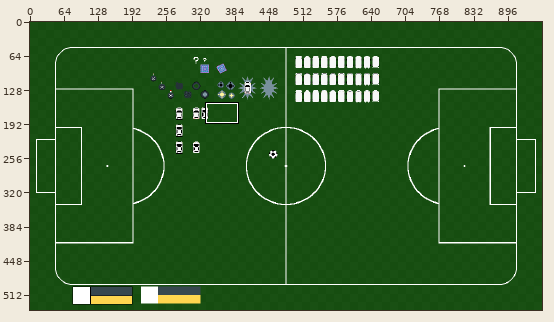
A pixel-art file gets an edit: Assets/Art/Mock.aseprite. The first picture is a wide view before the edit; the outline marks the close-up.
Close-up. Before:
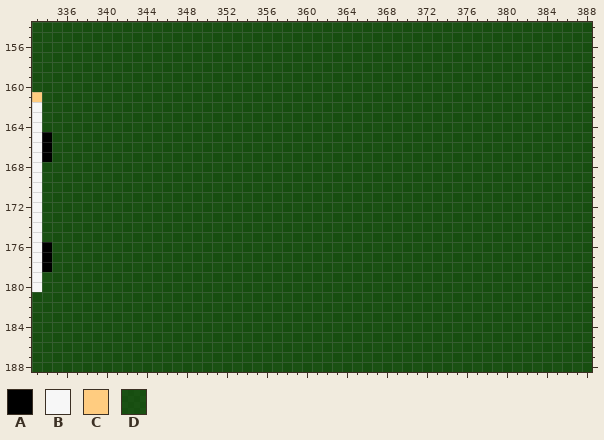
960x540 pixels, 1 frame. Shown: x 333..388, y 154..188.
Visible layers, top first: "Objects", "Lines", "Background" opacity 78%.
Palette (. is transparent): A #000000  B #f7f7f7  C #ffcc80  D #0d5302c6
Pixels before, first column x 333:
154 DDDDDDDDDDDDDDDDDDDDDDDDDDDDDDDDDDDDDDDDDDDDDDDDDDDDDDDD
155 DDDDDDDDDDDDDDDDDDDDDDDDDDDDDDDDDDDDDDDDDDDDDDDDDDDDDDDD
156 DDDDDDDDDDDDDDDDDDDDDDDDDDDDDDDDDDDDDDDDDDDDDDDDDDDDDDDD
157 DDDDDDDDDDDDDDDDDDDDDDDDDDDDDDDDDDDDDDDDDDDDDDDDDDDDDDDD
158 DDDDDDDDDDDDDDDDDDDDDDDDDDDDDDDDDDDDDDDDDDDDDDDDDDDDDDDD
159 DDDDDDDDDDDDDDDDDDDDDDDDDDDDDDDDDDDDDDDDDDDDDDDDDDDDDDDD
160 DDDDDDDDDDDDDDDDDDDDDDDDDDDDDDDDDDDDDDDDDDDDDDDDDDDDDDDD
161 CDDDDDDDDDDDDDDDDDDDDDDDDDDDDDDDDDDDDDDDDDDDDDDDDDDDDDDD
162 BDDDDDDDDDDDDDDDDDDDDDDDDDDDDDDDDDDDDDDDDDDDDDDDDDDDDDDD
163 BDDDDDDDDDDDDDDDDDDDDDDDDDDDDDDDDDDDDDDDDDDDDDDDDDDDDDDD
164 BDDDDDDDDDDDDDDDDDDDDDDDDDDDDDDDDDDDDDDDDDDDDDDDDDDDDDDD
165 BADDDDDDDDDDDDDDDDDDDDDDDDDDDDDDDDDDDDDDDDDDDDDDDDDDDDDD
166 BADDDDDDDDDDDDDDDDDDDDDDDDDDDDDDDDDDDDDDDDDDDDDDDDDDDDDD
167 BADDDDDDDDDDDDDDDDDDDDDDDDDDDDDDDDDDDDDDDDDDDDDDDDDDDDDD
168 BDDDDDDDDDDDDDDDDDDDDDDDDDDDDDDDDDDDDDDDDDDDDDDDDDDDDDDD
169 BDDDDDDDDDDDDDDDDDDDDDDDDDDDDDDDDDDDDDDDDDDDDDDDDDDDDDDD
170 BDDDDDDDDDDDDDDDDDDDDDDDDDDDDDDDDDDDDDDDDDDDDDDDDDDDDDDD
171 BDDDDDDDDDDDDDDDDDDDDDDDDDDDDDDDDDDDDDDDDDDDDDDDDDDDDDDD
172 BDDDDDDDDDDDDDDDDDDDDDDDDDDDDDDDDDDDDDDDDDDDDDDDDDDDDDDD
173 BDDDDDDDDDDDDDDDDDDDDDDDDDDDDDDDDDDDDDDDDDDDDDDDDDDDDDDD
174 BDDDDDDDDDDDDDDDDDDDDDDDDDDDDDDDDDDDDDDDDDDDDDDDDDDDDDDD
175 BDDDDDDDDDDDDDDDDDDDDDDDDDDDDDDDDDDDDDDDDDDDDDDDDDDDDDDD
176 BADDDDDDDDDDDDDDDDDDDDDDDDDDDDDDDDDDDDDDDDDDDDDDDDDDDDDD
177 BADDDDDDDDDDDDDDDDDDDDDDDDDDDDDDDDDDDDDDDDDDDDDDDDDDDDDD
178 BADDDDDDDDDDDDDDDDDDDDDDDDDDDDDDDDDDDDDDDDDDDDDDDDDDDDDD
179 BDDDDDDDDDDDDDDDDDDDDDDDDDDDDDDDDDDDDDDDDDDDDDDDDDDDDDDD
180 BDDDDDDDDDDDDDDDDDDDDDDDDDDDDDDDDDDDDDDDDDDDDDDDDDDDDDDD
181 DDDDDDDDDDDDDDDDDDDDDDDDDDDDDDDDDDDDDDDDDDDDDDDDDDDDDDDD
182 DDDDDDDDDDDDDDDDDDDDDDDDDDDDDDDDDDDDDDDDDDDDDDDDDDDDDDDD
183 DDDDDDDDDDDDDDDDDDDDDDDDDDDDDDDDDDDDDDDDDDDDDDDDDDDDDDDD
184 DDDDDDDDDDDDDDDDDDDDDDDDDDDDDDDDDDDDDDDDDDDDDDDDDDDDDDDD
185 DDDDDDDDDDDDDDDDDDDDDDDDDDDDDDDDDDDDDDDDDDDDDDDDDDDDDDDD
186 DDDDDDDDDDDDDDDDDDDDDDDDDDDDDDDDDDDDDDDDDDDDDDDDDDDDDDDD
187 DDDDDDDDDDDDDDDDDDDDDDDDDDDDDDDDDDDDDDDDDDDDDDDDDDDDDDDD
188 DDDDDDDDDDDDDDDDDDDDDDDDDDDDDDDDDDDDDDDDDDDDDDDDDDDDDDDD
New version:
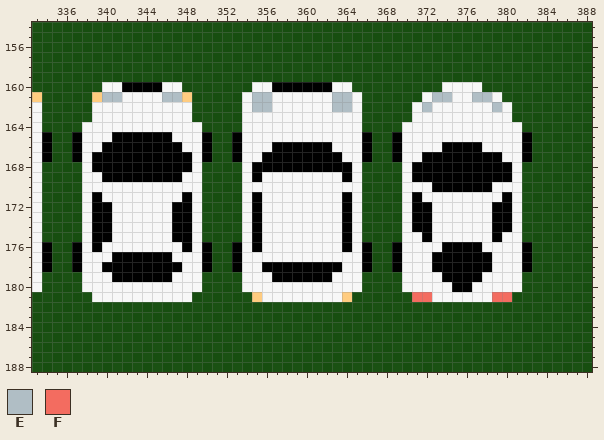
Colours new in this view: E #b0bec5  F #f36c60
From old to new:
Layer "Objects":
y 160: x 340..347 DDDDDDDD -> BBAAAABB; x 355..364 DDDDDDDDDD -> BBAAAAAABB; x 374..377 DDDD -> BBBB
y 161: x 339..348 DDDDDDDDDD -> CEEBBBBEEC; x 354..365 DDDDDDDDDDDD -> BEEBBBBBBEEB; x 372..379 DDDDDDDD -> BEEBBEEB
y 162: x 339..348 DDDDDDDDDD -> BBBBBBBBBB; x 354..365 DDDDDDDDDDDD -> BEEBBBBBBEEB; x 371..380 DDDDDDDDDD -> BEBBBBBBEB
y 163: x 339..348 DDDDDDDDDD -> BBBBBBBBBB; x 354..365 DDDDDDDDDDDD -> BBBBBBBBBBBB; x 371..380 DDDDDDDDDD -> BBBBBBBBBB
y 164: x 338..349 DDDDDDDDDDDD -> BBBBBBBBBBBB; x 354..365 DDDDDDDDDDDD -> BBBBBBBBBBBB; x 370..381 DDDDDDDDDDDD -> BBBBBBBBBBBB
y 165: x 337..350 DDDDDDDDDDDDDD -> ABBBAAAAAABBBA; x 353..366 DDDDDDDDDDDDDD -> ABBBBBBBBBBBBA; x 369..382 DDDDDDDDDDDDDD -> ABBBBBBBBBBBBA
y 166: x 337..350 DDDDDDDDDDDDDD -> ABBAAAAAAAABBA; x 353..366 DDDDDDDDDDDDDD -> ABBBAAAAAABBBA; x 369..382 DDDDDDDDDDDDDD -> ABBBBAAAABBBBA
y 167: x 337..350 DDDDDDDDDDDDDD -> ABAAAAAAAAAABA; x 353..366 DDDDDDDDDDDDDD -> ABBAAAAAAAABBA; x 369..382 DDDDDDDDDDDDDD -> ABBAAAAAAAABBA
y 168: x 338..349 DDDDDDDDDDDD -> BAAAAAAAAAAB; x 354..365 DDDDDDDDDDDD -> BAAAAAAAAAAB; x 370..381 DDDDDDDDDDDD -> BAAAAAAAAAAB
y 169: x 338..349 DDDDDDDDDDDD -> BBAAAAAAAABB; x 354..365 DDDDDDDDDDDD -> BABBBBBBBBAB; x 370..381 DDDDDDDDDDDD -> BAAAAAAAAAAB
y 170: x 338..349 DDDDDDDDDDDD -> BBBBBBBBBBBB; x 354..365 DDDDDDDDDDDD -> BBBBBBBBBBBB; x 370..381 DDDDDDDDDDDD -> BBBAAAAAABBB
y 171: x 338..349 DDDDDDDDDDDD -> BABBBBBBBBAB; x 354..365 DDDDDDDDDDDD -> BABBBBBBBBAB; x 370..381 DDDDDDDDDDDD -> BABBBBBBBBAB
y 172..174: x 338..349 DDDDDDDDDDDD -> BAABBBBBBAAB; x 354..365 DDDDDDDDDDDD -> BABBBBBBBBAB; x 370..381 DDDDDDDDDDDD -> BAABBBBBBAAB
y 175: x 338..349 DDDDDDDDDDDD -> BAABBBBBBAAB; x 354..365 DDDDDDDDDDDD -> BABBBBBBBBAB; x 370..381 DDDDDDDDDDDD -> BBABBBBBBABB
y 176: x 337..350 DDDDDDDDDDDDDD -> ABABBBBBBBBABA; x 353..366 DDDDDDDDDDDDDD -> ABABBBBBBBBABA; x 369..382 DDDDDDDDDDDDDD -> ABBBBAAAABBBBA
y 177: x 337..350 DDDDDDDDDDDDDD -> ABBBAAAAAABBBA; x 353..366 DDDDDDDDDDDDDD -> ABBBBBBBBBBBBA; x 369..382 DDDDDDDDDDDDDD -> ABBBAAAAAABBBA
y 178: x 337..350 DDDDDDDDDDDDDD -> ABBAAAAAAAABBA; x 353..366 DDDDDDDDDDDDDD -> ABBAAAAAAAABBA; x 369..382 DDDDDDDDDDDDDD -> ABBBAAAAAABBBA
y 179: x 338..349 DDDDDDDDDDDD -> BBBAAAAAABBB; x 354..365 DDDDDDDDDDDD -> BBBAAAAAABBB; x 370..381 DDDDDDDDDDDD -> BBBBAAAABBBB
y 180: x 338..349 DDDDDDDDDDDD -> BBBBBBBBBBBB; x 354..365 DDDDDDDDDDDD -> BBBBBBBBBBBB; x 370..381 DDDDDDDDDDDD -> BBBBBAABBBBB
y 181: x 339..348 DDDDDDDDDD -> BBBBBBBBBB; x 355..364 DDDDDDDDDD -> CBBBBBBBBC; x 371..380 DDDDDDDDDD -> FFBBBBBBFF
